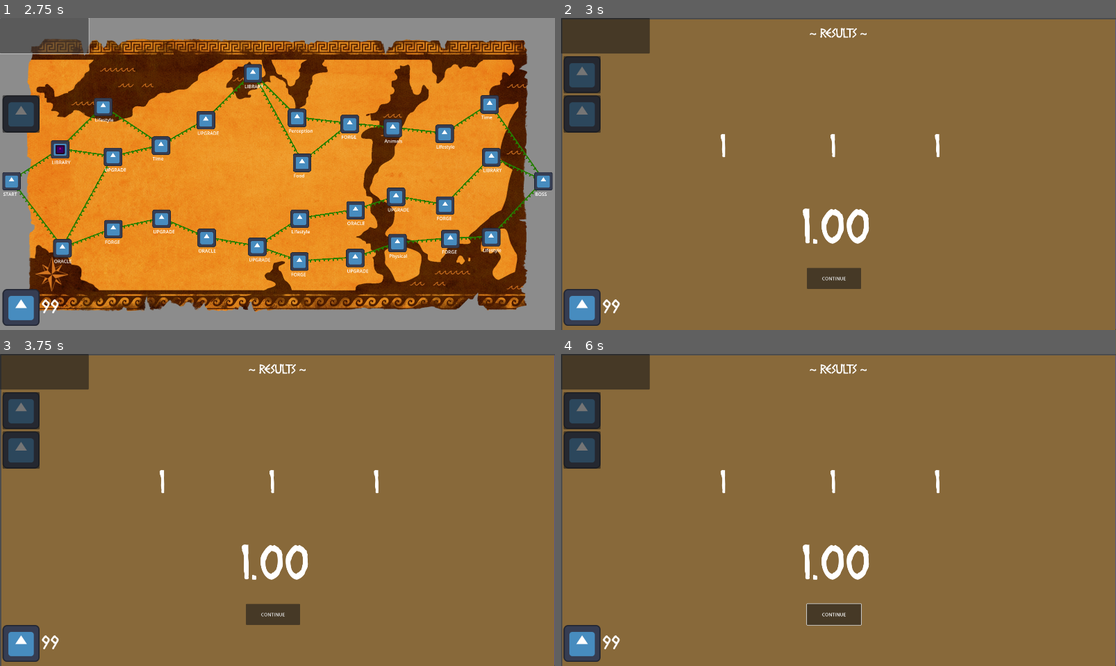
Above: before the commit, frames 1-4 (two rows, left to right).
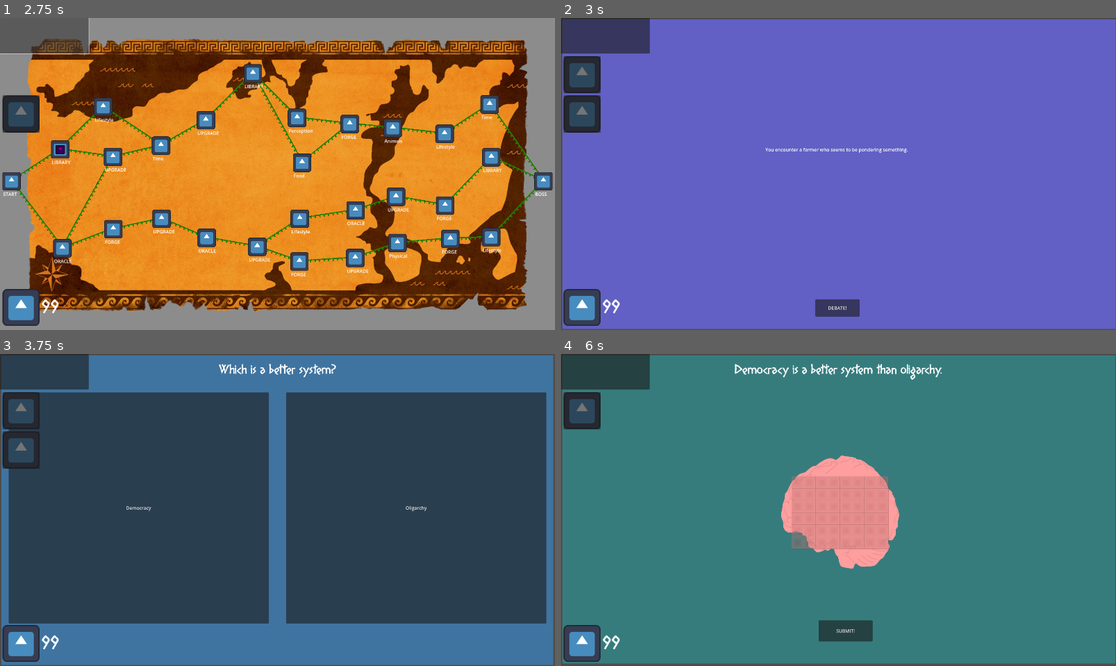
Above: after the commit, the same moments.

Repository: hulien22/ldjam54
Game: Godot game, scene res://scenes/main.tscn
The game is run twice, just before and just after one commit, with the same random seed, the same clock (stepped at 60 frames per second) and the same inputs. The engine's default icon, where the game draws it, is replaced by a stand-in: a white triangle on a blue panel in a dark square.
Inputs (mouse positions are in pixels of both pictures, inside the frame that each line leads up to):
- Up to frame 1 (2.75 s): click (44, 36) at 0.5 s; click (61, 149) at 1.27 s; click (44, 36) at 2 s
- Up to frame 2 (3 s): click (666, 108) at 2.77 s
- Up to frame 3 (3.75 s): click "DEBATE!" at 3.5 s
- Up to frame 4 (6 s): click (832, 612) at 4.25 s, where only the run before the commit has a clickable "CONTINUE"; click (832, 612) at 5 s, where only the run before the commit has a clickable "CONTINUE"; click (699, 506) at 5.75 s, where only the run after the commit has a clickable "Democracy"

Frame 1 is identical in both runs. In frame 2, 97% of the frame differs, in the area x 0-100%, y 0-100%; in frame 3, 97%; in frame 4, 98%.

Commit message:
end of combat simple

Diff:
--- a/scenes/combat.tscn
+++ b/scenes/combat.tscn
@@ -203,6 +203,7 @@
 }
 
 [node name="ResultsBox" type="Node2D" parent="."]
+visible = false
 
 [node name="ColorRect" type="ColorRect" parent="ResultsBox"]
 offset_left = 5.0
--- a/scripts/combat.gd
+++ b/scripts/combat.gd
@@ -46,8 +46,8 @@
 		COMBAT_PHASE.PICK_SIDE:
 			$IntroBox.hide();
 			$PickSideBox/Label.text = debate_question_.initial_prompt_;
-			$PickSideBox/Button1.text = debate_question_.prompt1_;
-			$PickSideBox/Button2.text = debate_question_.prompt2_;
+			$PickSideBox/Button1.text = debate_question_.option1_;
+			$PickSideBox/Button2.text = debate_question_.option2_;
 			$PickSideBox/Button1.pressed.connect(Callable(self, "_select_prompt").bind(1));
 			$PickSideBox/Button2.pressed.connect(Callable(self, "_select_prompt").bind(2));
 			$PickSideBox.show();
--- a/scripts/main.gd
+++ b/scripts/main.gd
@@ -139,14 +139,24 @@
 	# TODO reset the words that were selected? need another phase?
 
 func _process_combat_rewards(score: float):
+	var node
+	# bad copy paste stuff here :/
+	if score < 5.0:
+		node = library_scene.instantiate();
+		node.connect("start_library_phase", _start_library_phase);
+		node.connect("end_library_phase", _end_library_phase);
+		# change stuff in the node, description, category
+	else:
+		node = upgrade_scene.instantiate()
+		node.num_upgrades_available = 2;
+		node.connect("start_upgrade_phase", _start_upgrade_phase);
+		node.connect("end_upgrade_phase", _end_upgrade_phase);
+
+	switch_to_game_scene_state(GameSceneState.IN_LEVEL);
 	$SceneHolder.remove_child(current_node)
 	current_node.queue_free();
-	var node
-	if score < 5.0:
-#		var l
-#		_on_moved_to_location(Location.LOCATION.LIBRARY);
-		pass
-
+	$SceneHolder.add_child(node)
+	current_node = node
 
 
 func _start_library_phase(global_posn:Vector2):
